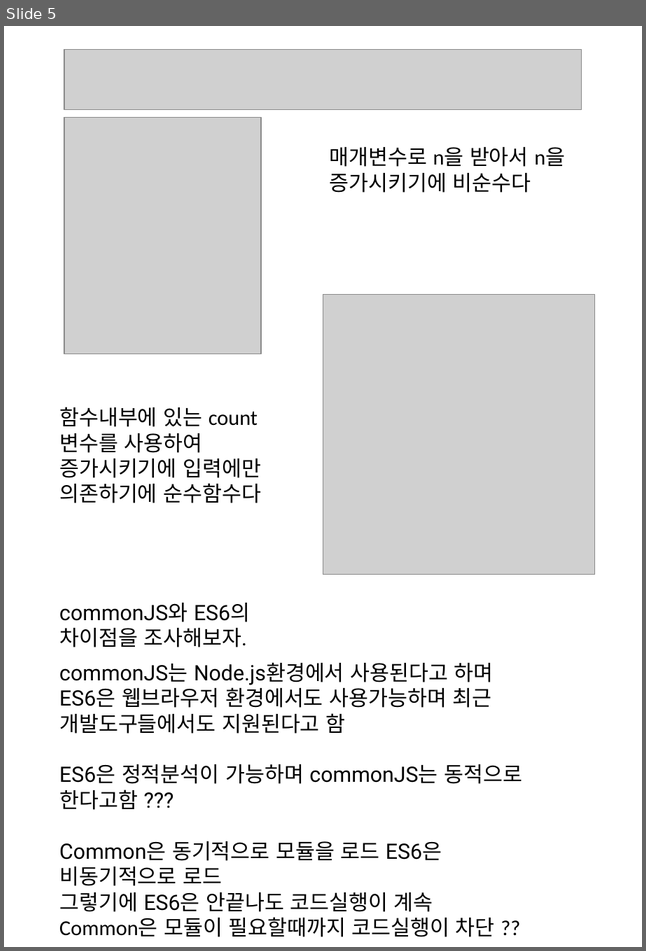
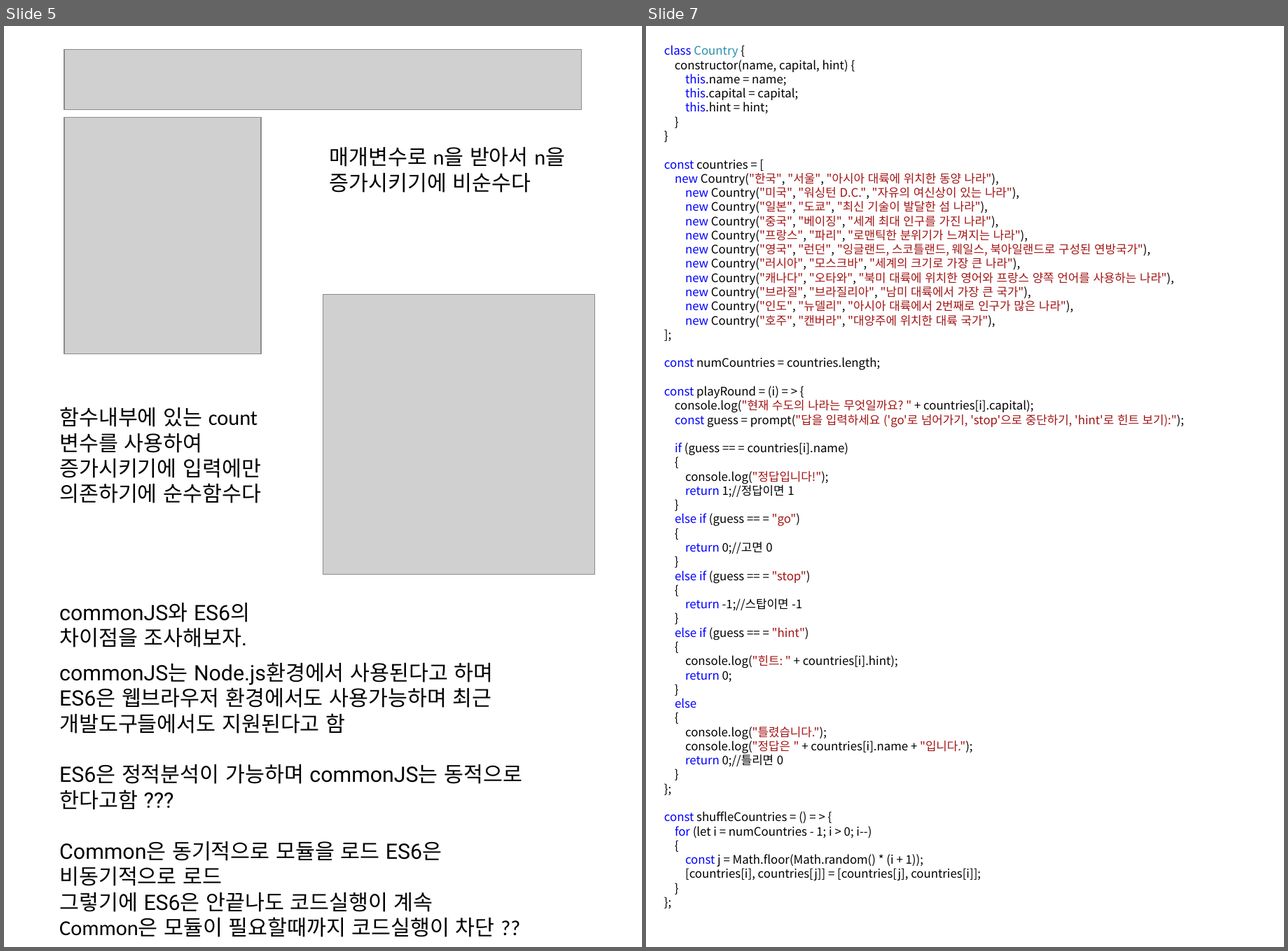
Before and after one commit to 00rok/202302-illegalstudy-JS, a slide deck: week2/js2주 5회차 과제/i-keeper js2주 5회차 과제.pptx. Shown side by side, each under a label of ours: slide 5 before the commit, slides 5 and 7 after it; the slides between them are not shown. The pictures are 646x951 and 1288x951 pixels, drawn with LibreOffice and Linux fonts; fonts in the diff are those of the drawing; grey boxes stand for pictures. Boxes give left, top, right and bottom in pixels: in the first picture for what was removed or moved away, otherwise in the second. Text is boxed around its words. In the diff, an @@ line names an element or a change of style, - is before the commit and + after.

```diff
--- a/week2/js2주 5회차 과제/i-keeper js2주 5회차 과제.pptx
+++ b/week2/js2주 5회차 과제/i-keeper js2주 5회차 과제.pptx
@@ slide 7 added at (x1=646, y1=26, x2=1284, y2=947), background #FFFFFF @@
@@ text added at (x1=664, y1=45, x2=1184, y2=881), 10 pt, text #000000 @@
+class Country {
+constructor(name, capital, hint) {
+this.name = name;
+this.capital = capital;
+this.hint = hint;
+}
+}
+const countries = [
+new Country("한국", "서울", "아시아 대륙에 위치한 동양 나라"),
+new Country("미국", "워싱턴 D.C.", "자유의 여신상이 있는 나라"),
+new Country("일본", "도쿄", "최신 기술이 발달한 섬 나라"),
+new Country("중국", "베이징", "세계 최대 인구를 가진 나라"),
+new Country("프랑스", "파리", "로맨틱한 분위기가 느껴지는 나라"),
+new Country("영국", "런던", "잉글랜드, 스코틀랜드, 웨일스, 북아일랜드로 구성된 연방국가"),
+new Country("러시아", "모스크바", "세계의 크기로 가장 큰 나라"),
+new Country("캐나다", "오타와", "북미 대륙에 위치한 영어와 프랑스 양쪽 언어를 사용하는 나라"),
+new Country("브라질", "브라질리아", "남미 대륙에서 가장 큰 국가"),
+new Country("인도", "뉴델리", "아시아 대륙에서 2번째로 인구가 많은 나라"),
+new Country("호주", "캔버라", "대양주에 위치한 대륙 국가"),
+];
+const numCountries = countries.length;
+const playRound = (i) = > {
+console.log("현재 수도의 나라는 무엇일까요? " + countries[i].capital);
+const guess = prompt("답을 입력하세요 ('go'로 넘어가기, 'stop'으로 중단하기, 'hint'로 힌트 보기):");
+if (guess == = countries[i].name)
+{
+console.log("정답입니다!");
+return 1;//정답이면 1
+}
+else if (guess == = "go")
+{
+return 0;//고면 0
+}
+else if (guess == = "stop")
+{
+return -1;//스탑이면 -1
+}
+else if (guess == = "hint")
+{
+console.log("힌트: " + countries[i].hint);
+return 0;
+}
+else
+{
+console.log("틀렸습니다.");
+console.log("정답은 " + countries[i].name + "입니다.");
+return 0;//틀리면 0
+}
+};
+const shuffleCountries = () = > {
+for (let i = numCountries - 1; i > 0; i--)
+{
+const j = Math.floor(Math.random() * (i + 1));
+[countries[i], countries[j]] = [countries[j], countries[i]];
+}
+};
```
Also in this commit, not shown: 1 slide changed, 1 other slide added, 2 other files.
